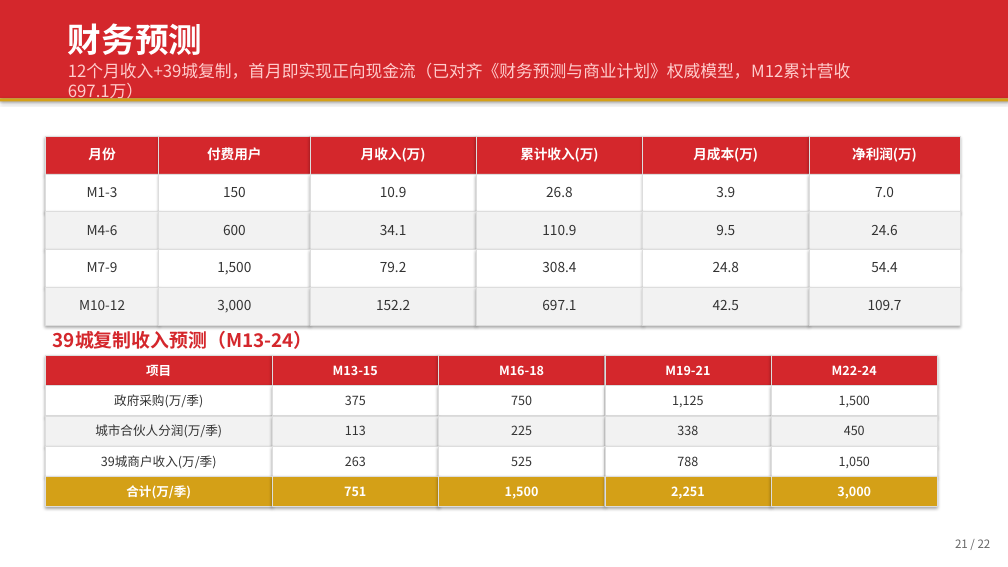
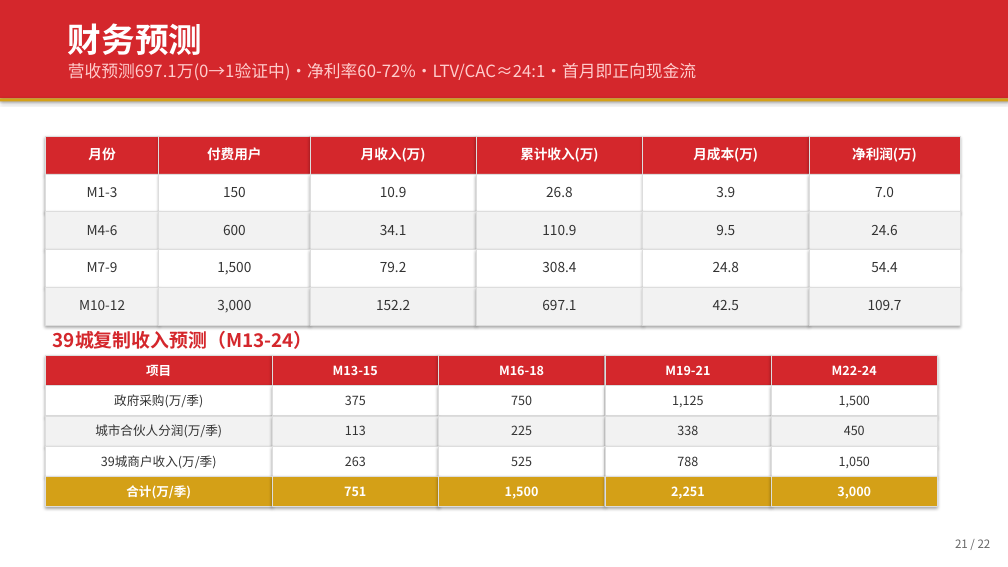
Before and after one commit to yigenfeng0707-netizen/yiwu-global-ai-agent, a slide deck: slide 21 of docs/路演PPT_V2.pptx. Drawn at 1008x567 pixels with LibreOffice and Linux fonts; fonts in the diff are those of the drawing. Boxes give left, top, right and bottom in pixels: in the first picture for what was removed or moved away, otherwise in the second. Text is boxed around its words. In the diff, an @@ line names an element or a change of style, - is before the commit and + after.

Commit message:
fix(P4): 路演PPT技术架构/财务口径对齐真实实现 + 演示视频合并为单片
PPT（generate_ppt.py → 路演PPT_V2.pptx，22页）：
- 技术架构页修正3处与真实实现不符的硬伤：GPT-4o→通义千问qwen-plus、
  PostgreSQL→SQLite(WAL+连接池)、删除不存在的Redis消息队列(改SSE实时推流)；
  数据层诚实化，区分真实源(义乌指数/汇率/义新欧ETL)与演示数据集
- 财务页副标题对齐SSOT：营收697.1万标为"预测/0→1验证中"、
  净利率分阶段60-72%、基准LTV/CAC≈24:1

演示视频：
- 新增 scripts/build_demo_video.py：3段1080p片段合并为单片
  OPC产品演示_合并版.mp4(46.4s, H.264+AAC, 保留原硬字幕/BGM)，
  加标题卡+结尾卡，结尾卡印线上demo链接(ms.show)
- 合并版为本地提交物（docs/videos/*.mp4 按项目约定 gitignore，直接上传赛方）

```diff
--- a/docs/路演PPT_V2.pptx
+++ b/docs/路演PPT_V2.pptx
@@ text at <box>68,63,696,80</box>: text changed @@
-12个月收入+39城复制，首月即实现正向现金流（已对齐《财务预测与商业计划》权威模型，M12累计营收697.1万）
+营收预测697.1万(0→1验证中)·净利率60-72%·LTV/CAC≈24:1·首月即正向现金流
```
Also in this commit, not shown: 1 other slide changed, 2 other files.
